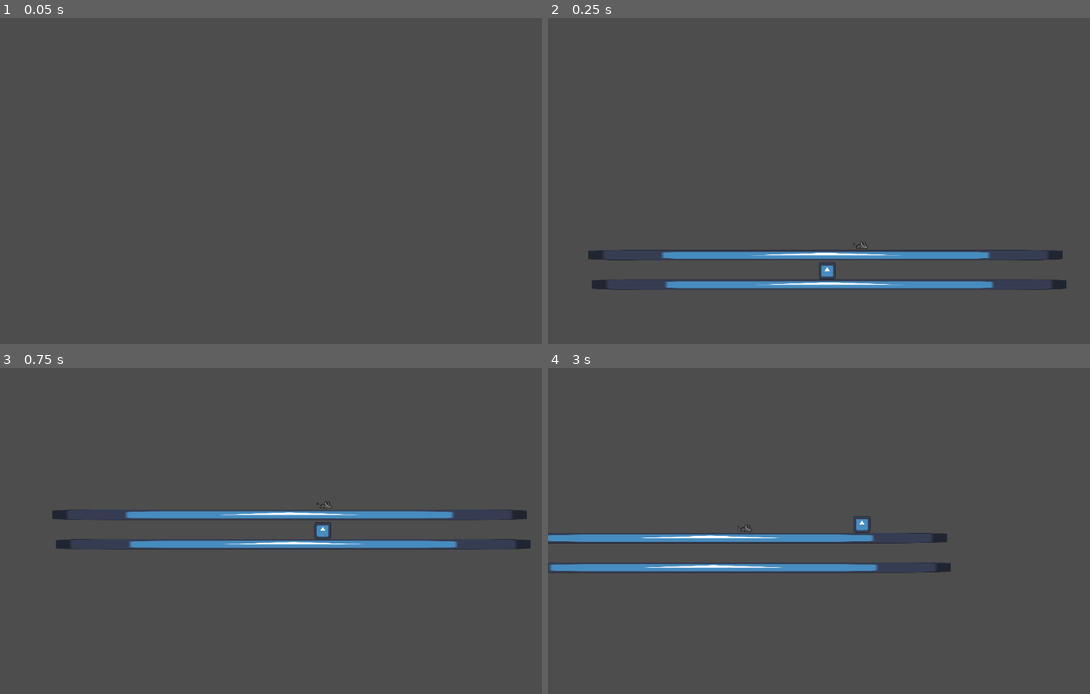
Above: before the commit, frames 1-4 (two rows, left to right).
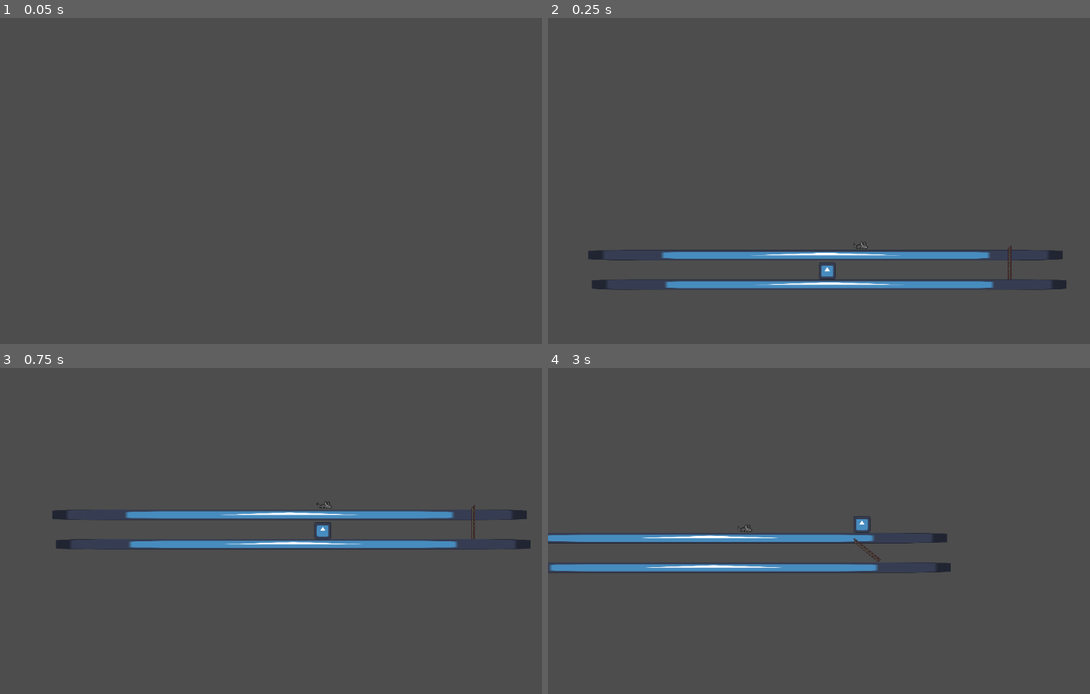
Above: after the commit, the same moments.

Repository: venajustin/GMTK2024
Game: Godot game, scene res://Levels/level1.tscn
The game is run twice, just before and just after one commit, with the same random seed, the same clock (stepped at 60 frames per second) and the same inputs. The engine's default icon, where the game draws it, is replaced by a stand-in: a white triangle on a blue panel in a dark square.
Inputs:
- Up to frame 1 (0.05 s): no input
- Up to frame 2 (0.25 s): no input
- Up to frame 3 (0.75 s): hold D (move_right) from 0.53 s (still down)
- Up to frame 4 (3 s): tap Space (jump) at 0.77, 1.52 s; release D (move_right) at 2.03 s; hold A (move_left) 2.03-2.78 s; hold D (move_right) from 2.78 s (still down)

Frame 1 is identical in both runs. In frame 2, less than 0.1% of the frame differs, in the area x 84-86%, y 69-81%; in frame 3, less than 0.1%; in frame 4, 0.3%, in the area x 4-62%, y 51-62%.

Commit message:
ladder-not-working
ladder doesnt fully work yet

Diff:
--- /dev/null
+++ b/Levels/RigidBody2D.gd
@@ -0,0 +1,16 @@
+extends RigidBody2D
+
+
+func _on_area_2d_body_entered(body):
+	if body.name == "Player":
+		if body.climbing == false:
+			body.climbing = true
+
+
+
+
+
+func _on_area_2d_body_exited(body):
+	if body.name == "Player":
+		if body.climbing == true:
+			body.climbing = false
--- a/Levels/level1.tscn
+++ b/Levels/level1.tscn
@@ -1,9 +1,14 @@
-[gd_scene load_steps=5 format=3 uid="uid://d18wgpprplhse"]
+[gd_scene load_steps=8 format=3 uid="uid://d18wgpprplhse"]
 
 [ext_resource type="PackedScene" uid="uid://bpl0nr0fxip02" path="res://Scenes/player.tscn" id="1_i44p1"]
 [ext_resource type="PackedScene" uid="uid://c017sb5wueiyn" path="res://Scenes/platform.tscn" id="2_nbr7g"]
 [ext_resource type="Script" path="res://Scripts/CameraController.gd" id="3_fpfi7"]
 [ext_resource type="PackedScene" uid="uid://c0laycxbbb477" path="res://Scenes/cheese.tscn" id="4_wy48c"]
+[ext_resource type="Texture2D" uid="uid://cahy1j02xtu6y" path="res://Assets/Ladder_32_64.png" id="6_77g2y"]
+[ext_resource type="Script" path="res://Levels/RigidBody2D.gd" id="6_li6sd"]
+
+[sub_resource type="RectangleShape2D" id="RectangleShape2D_718h7"]
+size = Vector2(7, 64)
 
 [node name="Level" type="Node2D"]
 
@@ -12,6 +17,7 @@
 
 [node name="Platform" parent="." instance=ExtResource("2_nbr7g")]
 position = Vector2(553, 633)
+collision_layer = 5
 
 [node name="Camera2D" type="Camera2D" parent="."]
 position = Vector2(708, -19)
@@ -20,5 +26,27 @@
 
 [node name="Platform2" parent="." instance=ExtResource("2_nbr7g")]
 position = Vector2(546, 577)
+collision_layer = 5
 
 [node name="cheese" parent="." instance=ExtResource("4_wy48c")]
+
+[node name="RigidBody2D" type="RigidBody2D" parent="."]
+position = Vector2(895, 591)
+collision_layer = 2
+collision_mask = 7
+script = ExtResource("6_li6sd")
+
+[node name="Sprite2D" type="Sprite2D" parent="RigidBody2D"]
+texture_filter = 1
+position = Vector2(0, -1.49999)
+scale = Vector2(1, 1.04687)
+texture = ExtResource("6_77g2y")
+
+[node name="Area2D" type="Area2D" parent="RigidBody2D"]
+
+[node name="CollisionShape2D" type="CollisionShape2D" parent="RigidBody2D"]
+position = Vector2(-0.5, -1)
+shape = SubResource("RectangleShape2D_718h7")
+
+[connection signal="body_entered" from="RigidBody2D/Area2D" to="RigidBody2D" method="_on_area_2d_body_entered"]
+[connection signal="body_exited" from="RigidBody2D/Area2D" to="RigidBody2D" method="_on_area_2d_body_exited"]
--- a/Scripts/player.gd
+++ b/Scripts/player.gd
@@ -9,11 +9,19 @@
 
 func _ready() :
 	velocity = Vector2.ZERO
+@export var climbing = false
 
 func _physics_process(delta):
 	# Add the gravity.
-	if not is_on_floor():
+	if climbing == false:
 		velocity.y += gravity * delta
+	elif climbing == true:
+		velocity.y = 0
+		if Input.is_action_pressed("move_up"):
+			velocity.y = -SPEED
+		elif Input.is_action_pressed("move_down"):
+			velocity.y = SPEED
+
 
 	# Handle jump.
 	if Input.is_action_just_pressed("jump") and is_on_floor():
